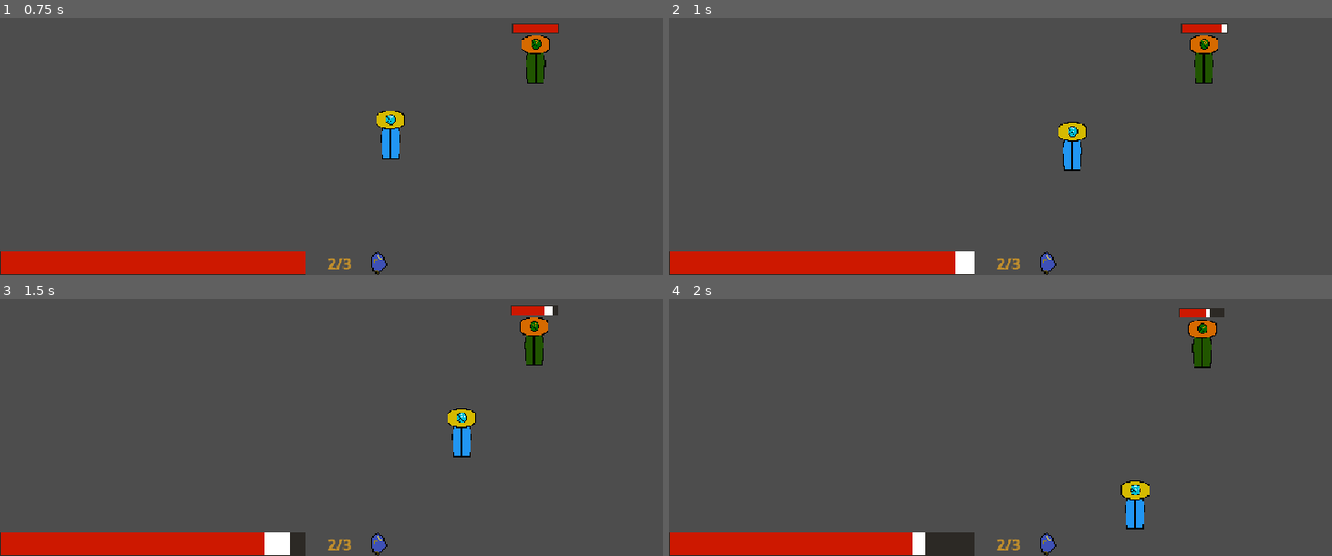
Above: before the commit, frames 1-4 (two rows, left to right).
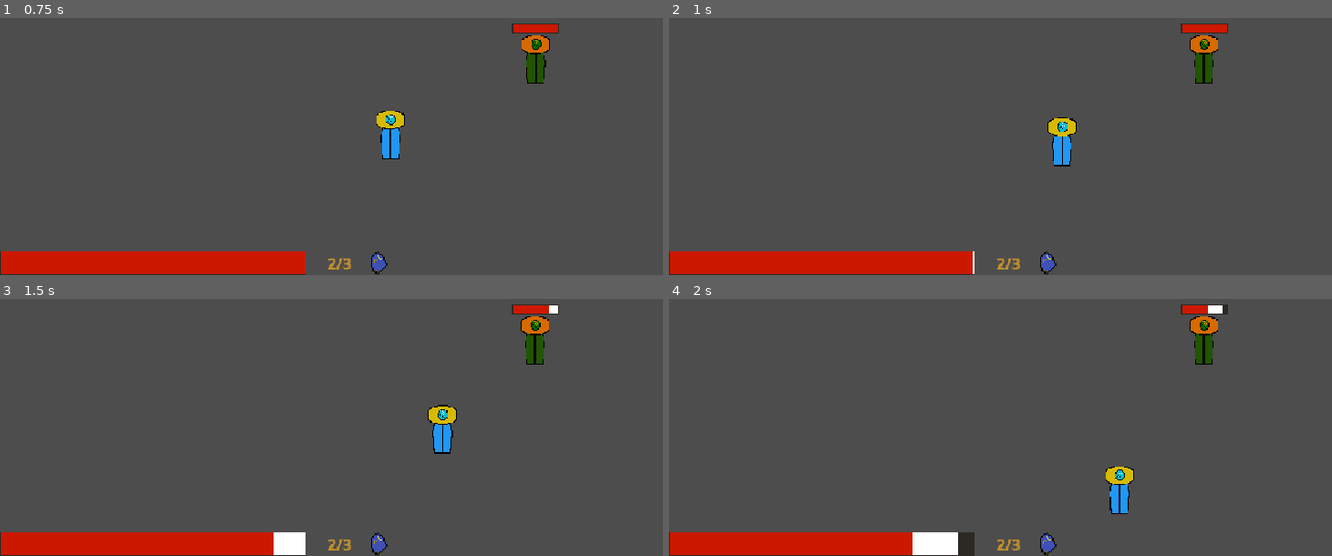
Above: after the commit, the same moments.

Repository: nf12pro/ChronoAnchor
Game: Godot game, scene res://scenes/testing_scene.tscn
Same seed, same stepped clock (60 frames per second), same inputs: the game is played once before the commit and once after it.
Inputs (mouse positions are in pixels of both pictures, inside the frame that each line leads up to):
- Up to frame 1 (0.75 s): tap Enter at 0.5 s; move the mouse to (523, 48) at 0.52 s; hold Right (move_right) from 0.53 s (still down); hold Shift (dash) from 0.53 s (still down); click (523, 48) at 0.67 s
- Up to frame 2 (1 s): keep holding Right (move_right); keep holding Shift (dash); tap P (take_damage_test) at 0.8 s
- Up to frame 3 (1.5 s): move the mouse to (218, 370) at 1.27 s; release Right (move_right) at 1.28 s; release Shift (dash) at 1.28 s; hold S (move_down) from 1.28 s (still down); tap P (take_damage_test) at 1.35 s
- Up to frame 4 (2 s): keep holding S (move_down); click (887, 370) at 1.55 s

Frame 1 is identical in both runs. In frame 2, 1.0% of the frame differs, in the area x 43-85%, y 2-100%; in frame 3, 1.8%; in frame 4, 2.2%, in the area x 38-85%, y 2-100%.

Commit message:
Fixed Timers
Timers were still going while hitstop happened

Diff:
--- a/project.godot
+++ b/project.godot
@@ -78,6 +78,11 @@
 , Object(InputEventJoypadMotion,"resource_local_to_scene":false,"resource_name":"","device":-1,"axis":5,"axis_value":1.0,"script":null)
 ]
 }
+attack={
+"deadzone": 0.2,
+"events": [Object(InputEventMouseButton,"resource_local_to_scene":false,"resource_name":"","device":-1,"window_id":0,"alt_pressed":false,"shift_pressed":false,"ctrl_pressed":false,"meta_pressed":false,"button_mask":1,"position":Vector2(139, 39),"global_position":Vector2(158, 135),"factor":1.0,"button_index":1,"canceled":false,"pressed":true,"double_click":false,"script":null)
+]
+}
 
 [layer_names]
 
--- a/scenes/player.tscn
+++ b/scenes/player.tscn
@@ -83,13 +83,16 @@
 grow_vertical = 0
 
 [node name="health_timer" type="Timer" parent="." unique_id=899907336]
+process_callback = 0
 wait_time = 0.2
 
 [node name="dash_timer" type="Timer" parent="." unique_id=1841688279]
+process_callback = 0
 wait_time = 3.0
 one_shot = true
 
 [node name="damage_invincible_timer" type="Timer" parent="." unique_id=1337293071]
+process_callback = 0
 wait_time = 0.5
 one_shot = true
 
--- a/scenes/sword_equipment.tscn
+++ b/scenes/sword_equipment.tscn
@@ -12,4 +12,9 @@
 
 [node name="sword_hitbox" type="CollisionPolygon2D" parent="sword_area" unique_id=891468724]
 
+[node name="hitbox_timer" type="Timer" parent="." unique_id=588127811]
+process_callback = 0
+wait_time = 0.05
+one_shot = true
+
 [connection signal="body_entered" from="sword_area" to="." method="_on_sword_area_body_entered"]
--- a/scenes/test_enemy.tscn
+++ b/scenes/test_enemy.tscn
@@ -66,7 +66,11 @@
 [node name="detection_hitbox" type="CollisionShape2D" parent="detection_range" unique_id=1594368415]
 shape = SubResource("CircleShape2D_6esg4")
 
-[node name="invincibility_timer" type="Timer" parent="." unique_id=323352684]
+[node name="stagger_timer" type="Timer" parent="." unique_id=323352684]
+process_callback = 0
+wait_time = 0.25
+one_shot = true
 
 [connection signal="body_entered" from="detection_range" to="." method="_on_detection_range_body_entered"]
 [connection signal="body_exited" from="detection_range" to="." method="_on_detection_range_body_exited"]
+[connection signal="timeout" from="stagger_timer" to="." method="_on_stagger_timer_timeout"]
--- a/scenes/testing_scene.tscn
+++ b/scenes/testing_scene.tscn
@@ -2,6 +2,7 @@
 
 [ext_resource type="PackedScene" uid="uid://bwiio5rwwi5dp" path="res://scenes/player.tscn" id="1_2j2p2"]
 [ext_resource type="PackedScene" uid="uid://oc4j4b2x48bv" path="res://scenes/test_enemy.tscn" id="2_2j2p2"]
+[ext_resource type="PackedScene" uid="uid://bbkit7y8fwlse" path="res://scenes/sword_equipment.tscn" id="3_v6rby"]
 
 [node name="testing_scene" type="Node2D" unique_id=1774393185]
 
@@ -10,3 +11,6 @@
 
 [node name="test_enemy" parent="." unique_id=101213513 instance=ExtResource("2_2j2p2")]
 position = Vector2(672, 224)
+
+[node name="sword_equipment" parent="." unique_id=1586162383 instance=ExtResource("3_v6rby")]
+position = Vector2(384, 160)
--- a/scripts/player.gd
+++ b/scripts/player.gd
@@ -122,7 +122,7 @@
 			health -= 10
 			damage_invincible_timer.start()
 			damage_invincible = true
-			Global.freeze(0.08, 0.02)
+			Global.freeze(0.18, 0.02)
 	if event.is_action_pressed("dash"):
 		dash()
 
--- a/scripts/sword_equipment.gd
+++ b/scripts/sword_equipment.gd
@@ -1,6 +1,6 @@
 extends Node2D
 
-#region Circles
+#region Semi Cirle Generation
 @onready var collision_polygon: CollisionPolygon2D = $sword_area/sword_hitbox
 
 @export var radius: float = 80.0
@@ -8,26 +8,29 @@
 #endregion
 
 #region Damaging Opponent
+@onready var hitbox_timer = $hitbox_timer
+
 var enemy = null
 var damage = 20
 #endregion
 
-func _ready() -> void:
-	generate_semi_circle()
+func _unhandled_input(event: InputEvent) -> void:
+	if event.is_action_pressed("attack"):
+		generate_semi_circle()
+		hitbox_timer.start()
 
 func generate_semi_circle() -> void:
 	var points: PackedVector2Array = PackedVector2Array()
 	points.append(Vector2.ZERO)
-
 	for i in range(segments + 1):
 		var angle: float = deg_to_rad(-90.0 + (180.0 * i / segments))
 		var x: float = cos(angle) * radius
 		var y: float = sin(angle) * radius
 		points.append(Vector2(x, y))
-
 	collision_polygon.polygon = points
 
 func _on_sword_area_body_entered(body):
 	enemy = body
 	if enemy.has_method("take_damage"):
 		enemy.take_damage(damage)
+		Global.freeze(0.08, 0.02)
--- a/scripts/test_enemy.gd
+++ b/scripts/test_enemy.gd
@@ -14,8 +14,14 @@
 var health: float = 100 : set = set_health
 #endregion
 
+#region Stagger
+@onready var stagger_timer = $stagger_timer
+var stagger: bool = false
+#endregion
+
 #region Detection
 var player: CharacterBody2D = null
+#endregion
 
 func _ready():
 	health = max_health
@@ -24,7 +30,8 @@
 
 func _physics_process(_delta: float) -> void:
 	if player:
-		velocity = global_position.direction_to(player.global_position) * max_speed
+		if not stagger:
+			velocity = global_position.direction_to(player.global_position) * max_speed
 	else:
 		velocity = Vector2.ZERO
 	invincibility = false
@@ -46,7 +53,8 @@
 
 func take_damage(damage):
 	health -= damage
-
+	stagger = true
+	stagger_timer.start()
 
 func _on_health_depleted() -> void:
 	self.queue_free()
@@ -54,3 +62,6 @@
 func _unhandled_input(event: InputEvent) -> void:
 	if event.is_action_pressed("take_damage_test"):
 		health -= 20
+
+func _on_stagger_timer_timeout() -> void:
+	stagger = false
